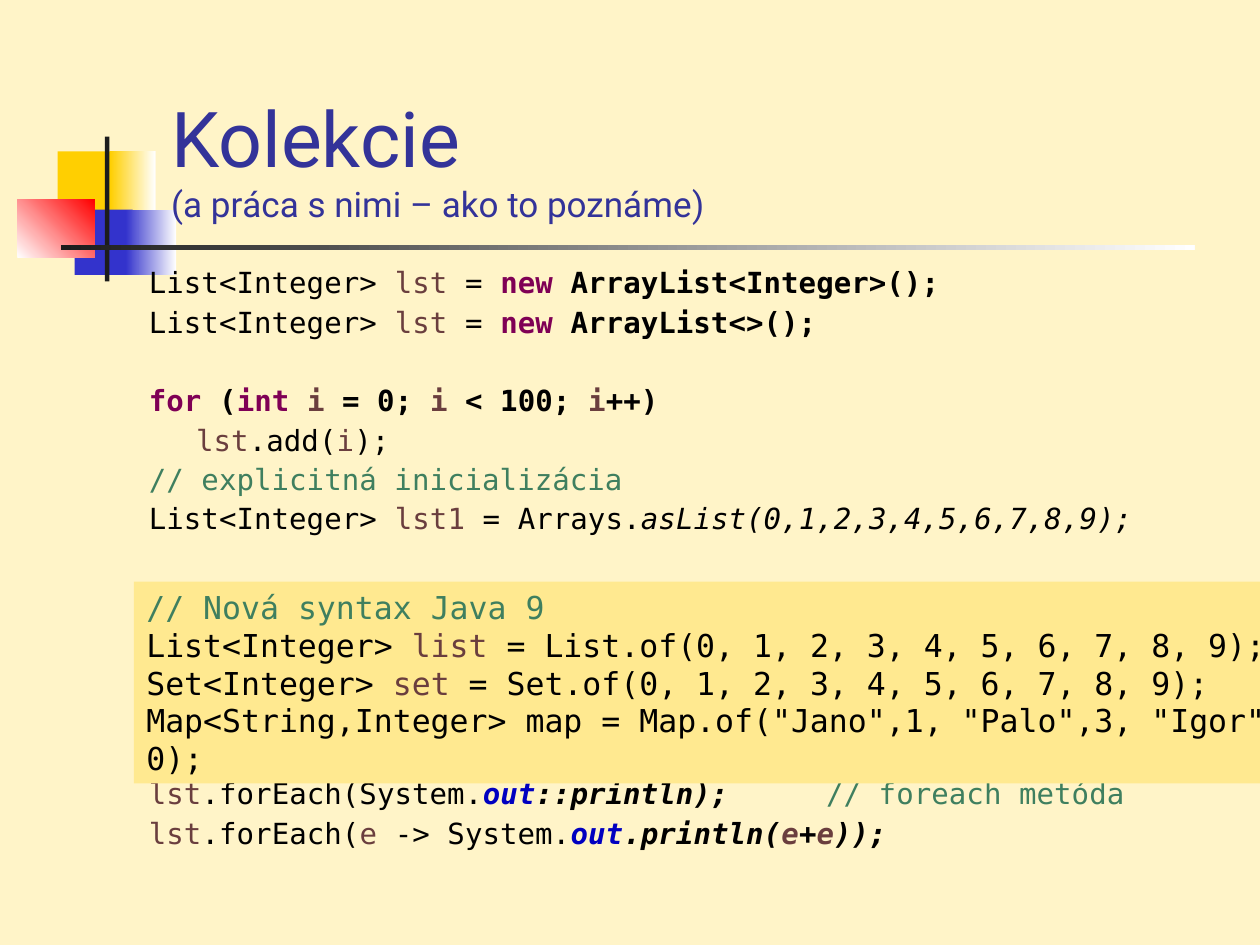
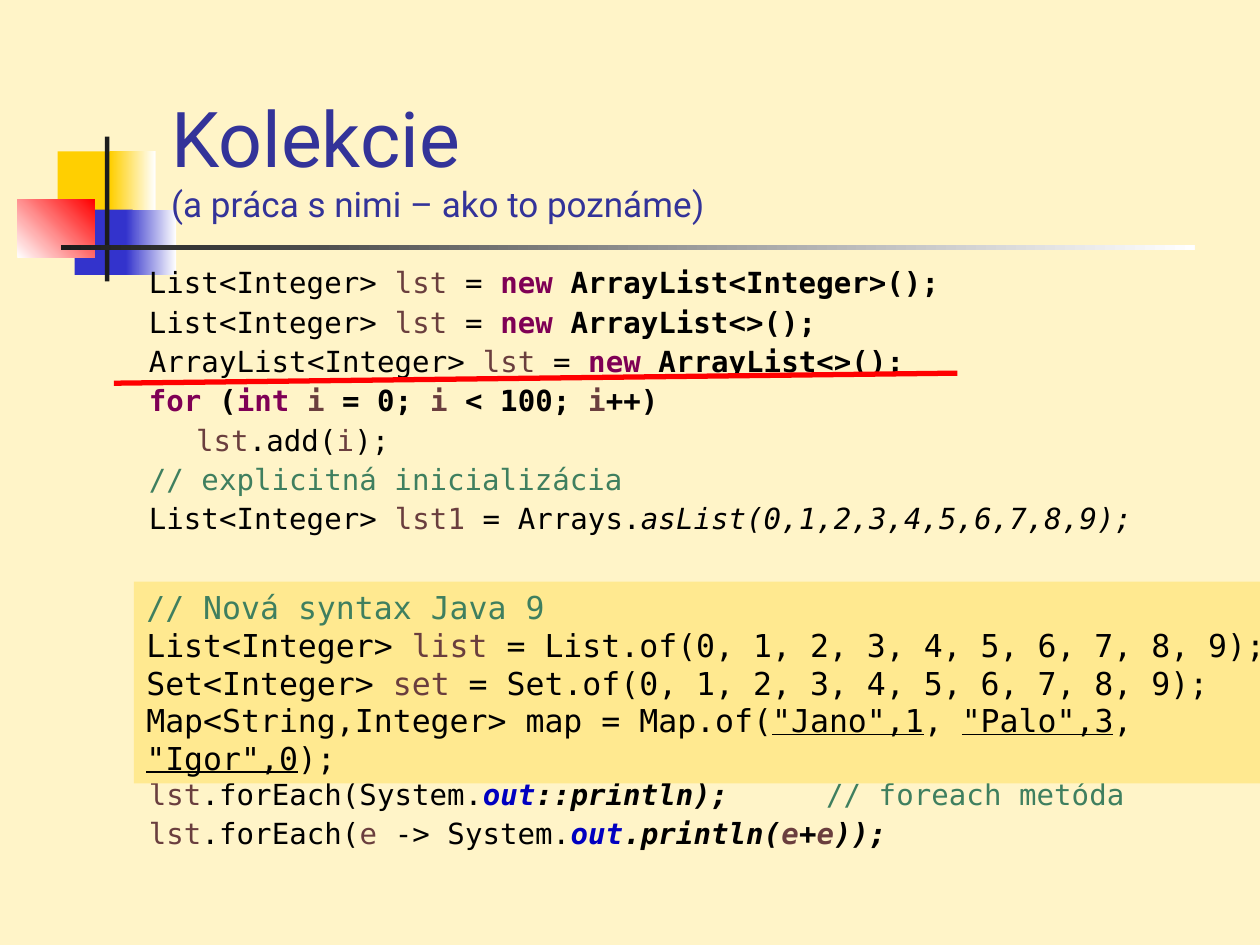
Before and after one commit to Programovanie4/Prednasky, a slide deck: slide 3 of 06Lambda/06_javaStream.ppt. Drawn at 1260x945 pixels with LibreOffice and Linux fonts; fonts in the diff are those of the drawing. Boxes give left, top, right and bottom in pixels: in the first picture for what was removed or moved away, otherwise in the second. Text is boxed around its words. In the diff, an @@ line names an element or a change of style, - is before the commit and + after.

```diff
--- a/06Lambda/06_javaStream.ppt
+++ b/06Lambda/06_javaStream.ppt
@@ text at (149, 349, 904, 379): paragraph added @@
+ArrayList<Integer> lst = new ArrayList<>();
@@ line added from (113, 383) to (958, 373), #FF0000 3 pt @@
@@ text in rectangle at (146, 708, 1133, 777): spaces changed @@
-Map<String,Integer> map = Map.of("Jano",1, "Palo",3, "Igor", 0);
+Map<String,Integer> map = Map.of("Jano",1, "Palo",3, "Igor",0);
```
Also in this commit, not shown: 16 other slides changed, 1 other file.
